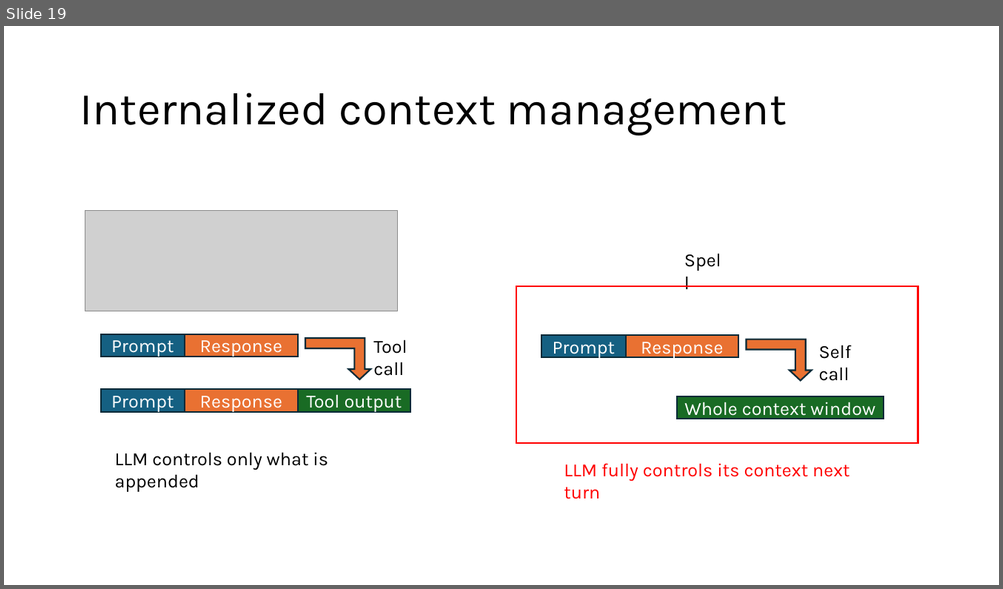
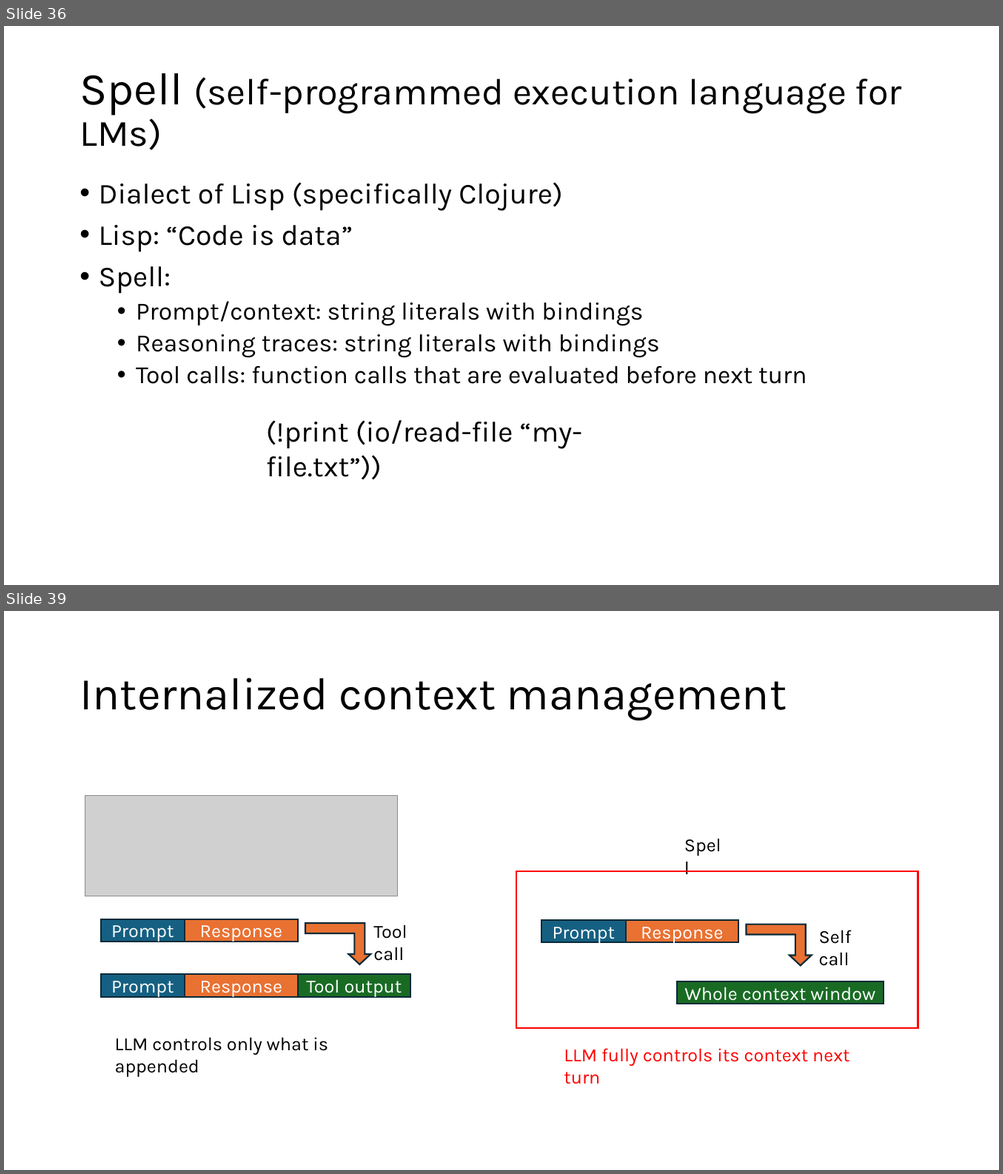
Before and after one commit to lukejoconnor/spell, a slide deck: writeup/spell-slides-030926.pptx. Shown one above the other, each under a label of ours: slide 19 before the commit, slides 36 and 39 after it; the slides between them are not shown. The pictures are 1003x589 and 1003x1174 pixels, drawn with LibreOffice and Linux fonts; fonts in the diff are those of the drawing; grey boxes stand for pictures. Boxes give left, top, right and bottom in pixels: in the first picture for what was removed or moved away, otherwise in the second. Text is boxed around its words. In the diff, an @@ line names an element or a change of style, - is before the commit and + after.

```diff
--- a/writeup/spell-slides-030926.pptx
+++ b/writeup/spell-slides-030926.pptx
@@ slide 36 added at (4,26,999,585), background #FFFFFF @@
@@ title added at (79,73,902,150), 36 pt, text #000000 @@
+Spell (self-programmed execution language for LMs)
@@ text added at (99,182,806,384), 24 pt, text #000000 @@
+• Dialect of Lisp (specifically Clojure)
+• Lisp: “Code is data”
+• Spell:
+  • Prompt/context: string literals with bindings
+  • Reasoning traces: string literals with bindings
+  • Tool calls: function calls that are evaluated before next turn
@@ text added at (266,420,582,480), 28 pt, text #000000 @@
+(!print (io/read-file “my-file.txt”))
@@ what was slide 19 is now slide 39 @@
```
Also in this commit, not shown: 11 slides changed, 23 other slides added, 1 slide removed, 10 other files.
